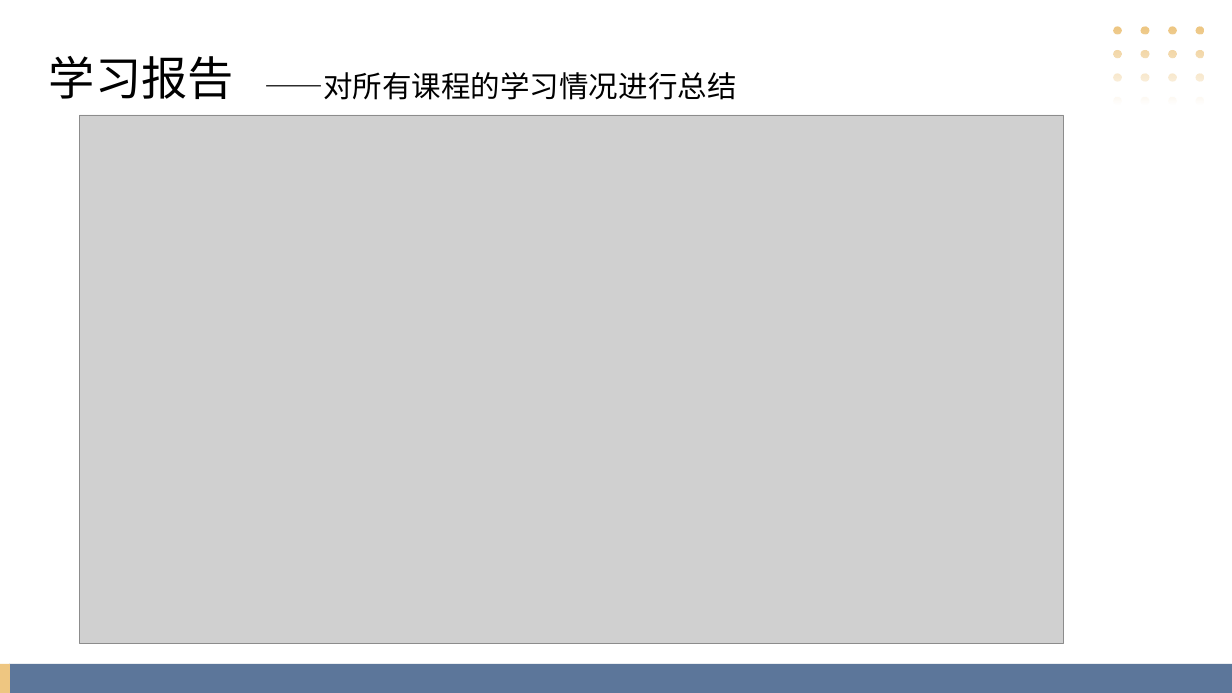
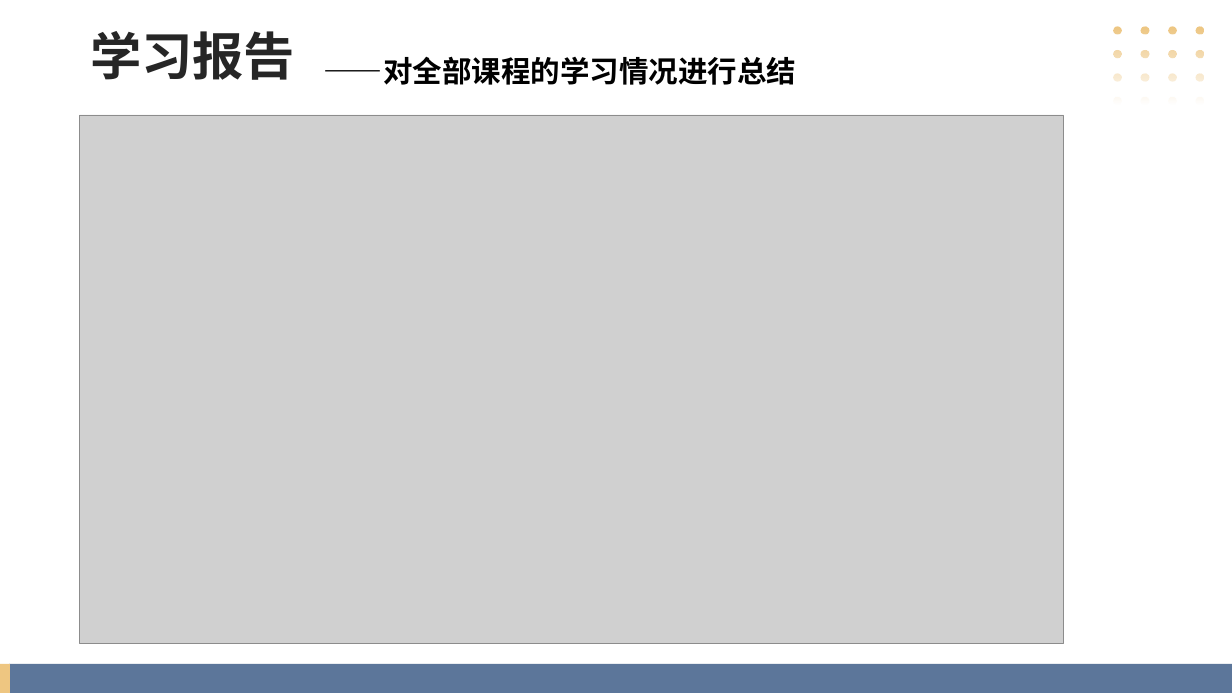
Before and after one commit to xiangsurener/zhengjingxuexipingtai, a slide deck: slide 12 of PPT/AI学习平台项目介绍.pptx. Drawn at 1232x693 pixels with LibreOffice and Linux fonts; fonts in the diff are those of the drawing; grey boxes stand for pictures. Boxes give left, top, right and bottom in pixels: in the first picture for what was removed or moved away, otherwise in the second. Text is boxed around its words. In the diff, an @@ line names an element or a change of style, - is before the commit and + after.

```diff
--- a/PPT/AI学习平台项目介绍.pptx
+++ b/PPT/AI学习平台项目介绍.pptx
@@ text "学习报告": place and size @@
-text "学习报告" at (49, 56, 234, 99)
+text "学习报告" at (90, 31, 295, 80)
@@ text "学习报告" at (90, 31, 295, 80): size 36 to 40 pt, text colour #000000 to #262626, letter outline none to #FFFFFF 1.06 pt, bold on; alignment left to centre; line spacing 1.11 to 1 @@
@@ text at (324, 56, 796, 85): text changed; bold on @@
-——对所有课程的学习情况进行总结
+——对全部课程的学习情况进行总结
```
Also in this commit, not shown: 11 other slides changed.
